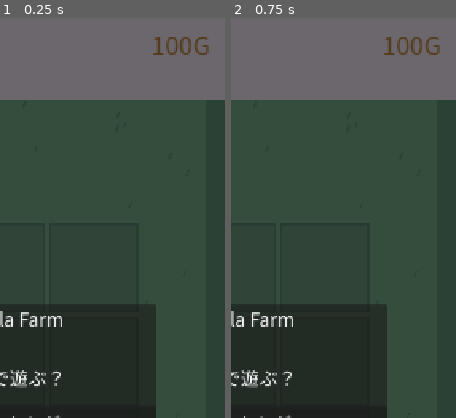
Above: before the commit, frames 1-2 (left to right).
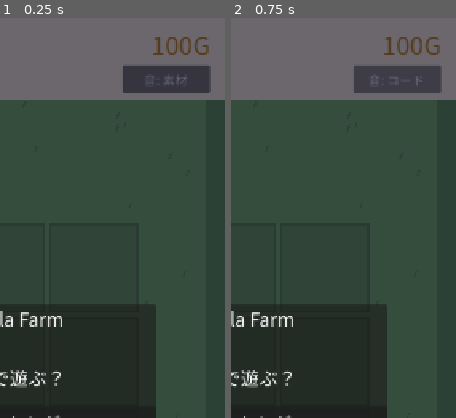
Above: after the commit, the same moments.

Repository: lalalalasuke-jpg/tiny-lala-farm
Game: Godot game, scene res://scenes/main.tscn
Same seed, same stepped clock (60 frames per second), same inputs: the game is played once before the commit and once after it.
Inputs (mouse positions are % of the whole screen's width and height, from its top left):
- Up to frame 1 (0.25 s): no input
- Up to frame 2 (0.75 s): click (87, 8) at 0.5 s, where only the run after the commit has a clickable "音: 素材"
The pictures show only the part of the screen within x 50-100%, y 0-50%; the shares and areas given below are measured in that part.

The runs differ from the first frame. In frame 1, 2.6% of the frame differs, in the area x 54-94%, y 12-19%; in frame 2, 2.6%.

Commit message:
お世話の演出と効果音: しおれる葉っぱ・土ぼこり・水しぶき・収穫でぴょこっと・文字。効果音は素材(Kenney CC0)/コード製/なし を切り替え
Co-Authored-By: Claude Opus 5.5 <noreply@anthropic.com>

Diff:
--- a/scenes/field.gd
+++ b/scenes/field.gd
@@ -17,6 +17,27 @@
 var crops: Dictionary = {}
 var shipped_count := 0
 var queued: Array = []  # タップの予約の行き先（畑の番号か BOX）を順番に
+# 一瞬だけ出る演出（土ぼこり・水しぶき・収穫でぴょこっと・文字）。t は 0→1 で進んで消える
+var effects: Array = []
+
+const FX_TIME := {"dust": 0.35, "splash": 0.45, "pop": 0.7, "text": 1.1}
+
+
+# kind: dust / splash / pop（crop に作物id）/ text（text に文字）
+func add_effect(kind: String, pos: Vector2, extra := {}) -> void:
+	var e := {"kind": kind, "pos": pos, "t": 0.0}
+	e.merge(extra)
+	effects.append(e)
+	queue_redraw()
+
+
+func _process(delta: float) -> void:
+	if effects.is_empty():
+		return
+	for e in effects:
+		e.t += delta / FX_TIME[e.kind]
+	effects = effects.filter(func(e): return e.t < 1.0)
+	queue_redraw()
 
 
 func plot_rect(i: int) -> Rect2:
@@ -63,6 +84,35 @@
 		_draw_plot(i)
 	_draw_box()
 	_draw_queue()
+	for e in effects:
+		_draw_effect(e)
+
+
+func _draw_effect(e: Dictionary) -> void:
+	var t: float = e.t
+	var at: Vector2 = e.pos
+	match e.kind:
+		"dust":  # 耕したときの土ぼこり
+			for k in 6:
+				var dir := Vector2.RIGHT.rotated(k * TAU / 6 + 0.4)
+				draw_circle(at + dir * (20 + 50 * t), 10 * (1 - t), Color(0.6, 0.45, 0.28, 1 - t))
+		"splash":  # 水やりの水しぶき（上に飛んで落ちる）
+			for k in 7:
+				var x := (k - 3) * 14.0
+				var y := -90 * t + 140 * t * t - absf(x) * 0.3
+				draw_circle(at + Vector2(x * (0.5 + t), y), 8 * (1 - t * 0.5), Color(0.55, 0.82, 1.0, 1 - t * t))
+		"pop":  # 収穫した作物がぴょこっと跳ねて消える
+			var y := -120 * t + 60 * t * t
+			var scale := 0.7 + 0.3 * sin(t * PI)
+			draw_set_transform(at + Vector2(0, y), 0, Vector2.ONE * scale)
+			_draw_ripe(e.crop, Color(crops[e.crop].color, 1 - t * t), Vector2.ZERO, 1 - t * t)
+			draw_set_transform(Vector2.ZERO)
+		"text":  # ふわっと上がる文字
+			var c: Color = e.get("color", Color(1, 1, 1))
+			c.a = 1 - t * t
+			var pos := at + Vector2(-150, -40 * t)
+			draw_string_outline(FONT, pos, e.text, HORIZONTAL_ALIGNMENT_CENTER, 300, 28, 8, Color(0.25, 0.18, 0.1, c.a))
+			draw_string(FONT, pos, e.text, HORIZONTAL_ALIGNMENT_CENTER, 300, 28, c)
 
 
 # 予約の順番の数字。同じ場所に2つ以上あれば「1・3」のように並べる
@@ -115,9 +165,16 @@
 		# 芽: 育つほど大きくなる
 		var t: float = 0.35 + 0.65 * float(p.growth) / need
 		var leaf := Color(0.3, 0.75, 0.3)
-		draw_line(c + Vector2(0, 20), c + Vector2(0, 20 - 30 * t), leaf.darkened(0.2), 4)
-		draw_circle(c + Vector2(-12 * t, 20 - 30 * t), 12 * t, leaf)
-		draw_circle(c + Vector2(12 * t, 20 - 30 * t), 12 * t, leaf)
+		var top := c + Vector2(0, 20 - 30 * t)
+		var droop := Vector2.ZERO  # 葉っぱのたれ具合
+		if not p.watered:
+			# 水をあげてない: 葉っぱがしおれて、色も少し黄色っぽい
+			leaf = Color(0.62, 0.7, 0.3)
+			top = c + Vector2(4 * t, 20 - 22 * t)
+			droop = Vector2(0, 12 * t)
+		draw_line(c + Vector2(0, 20), top, leaf.darkened(0.2), 4)
+		draw_circle(top + Vector2(-12 * t, 0) + droop, 12 * t, leaf)
+		draw_circle(top + Vector2(12 * t, 0) + droop, 12 * t, leaf)
 		# のこり日数
 		var left := "あと%d日" % (need - p.growth)
 		draw_string(FONT, rect.position + Vector2(0, PLOT - 10), left, HORIZONTAL_ALIGNMENT_CENTER, PLOT, 22, Color(1, 1, 1, 0.9))
@@ -137,27 +194,30 @@
 		_draw_drop(rect.position + Vector2(PLOT - 22, 24))
 
 
-func _draw_ripe(id: String, color: Color, c: Vector2) -> void:
-	var leaf := Color(0.25, 0.65, 0.25)
+# alpha: 透明度（収穫の演出で薄くしながら消すとき）
+func _draw_ripe(id: String, color: Color, c: Vector2, alpha := 1.0) -> void:
+	var leaf := Color(0.25, 0.65, 0.25, alpha)
 	match id:
 		"turnip":
 			draw_circle(c + Vector2(-14, -34), 14, leaf)
 			draw_circle(c + Vector2(14, -34), 14, leaf)
 			draw_circle(c + Vector2(0, 0), 34, color)
-			draw_circle(c + Vector2(0, -20), 20, Color(0.7, 0.35, 0.75))
+			draw_circle(c + Vector2(0, -20), 20, Color(0.7, 0.35, 0.75, alpha))
 		"tomato":
 			draw_line(c + Vector2(0, 40), c + Vector2(0, -45), leaf.darkened(0.2), 5)
 			for o in [Vector2(-22, -18), Vector2(20, -4), Vector2(-14, 24)]:
 				draw_circle(c + o, 20, color)
-				draw_circle(c + o + Vector2(-6, -6), 5, Color(1, 1, 1, 0.5))
+				draw_circle(c + o + Vector2(-6, -6), 5, Color(1, 1, 1, 0.5 * alpha))
 		"strawberry":
 			draw_circle(c + Vector2(0, -30), 16, leaf)
 			draw_colored_polygon(PackedVector2Array([c + Vector2(-34, -16), c + Vector2(34, -16), c + Vector2(0, 40)]), color)
 			draw_circle(c + Vector2(-17, -12), 18, color)
 			draw_circle(c + Vector2(17, -12), 18, color)
 			for o in [Vector2(-12, -6), Vector2(10, -2), Vector2(0, 14), Vector2(-4, -16), Vector2(16, -16)]:
-				draw_circle(c + o, 2.5, Color(1, 0.9, 0.4))
+				draw_circle(c + o, 2.5, Color(1, 0.9, 0.4, alpha))
 	# 収穫できる合図のキラキラ
+	if alpha < 1.0:
+		return
 	draw_string(FONT, c + Vector2(30, -40), "★", HORIZONTAL_ALIGNMENT_LEFT, -1, 28, Color(1, 0.95, 0.4))
 
 
--- a/scenes/main.gd
+++ b/scenes/main.gd
@@ -8,6 +8,9 @@
 const DAY_OPTIONS := [20, 30, 50, 60]  # 日数チャレンジの長さ
 const GOAL_OPTIONS := [3000, 5000, 10000]  # 金額チャレンジの目標
 const BEST_PATH := "user://best.cfg"  # ベスト記録（Web ではブラウザの中に保存される）
+# 効果音のセット。kenney = 無料素材（CC0、sfx/kenney）、code = コードで作った音（tools/make_sfx.py）
+const SFX_SETS := ["kenney", "code", "off"]
+const SFX_NAMES := {"kenney": "音: 素材", "code": "音: コード", "off": "音: なし"}
 const START_MONEY := 100
 const FERT_PRICE := 15
 const WITHER_WATERED := 0.05  # 水をあげた夜に枯れる確率
@@ -45,6 +48,10 @@
 # タップの予約。{"at": 畑の番号 か BOX, "use": タップした時にえらんでいた種か肥料}。
 # 先頭から順に歩いていって作業する
 var queue: Array = []
+var sfx_set := "kenney"
+var _sfx_cache := {}
+var _sfx_players: Array = []
+var _sfx_next := 0
 var busy := false  # 寝ている途中など、操作を受け付けない
 
 @onready var field: Node2D = $Field
@@ -55,6 +62,7 @@
 var bag_label: Label
 var message_label: Label
 var seed_buttons := {}
+var sfx_button: Button
 var sleep_button: Button
 var fade: ColorRect
 var popup: PanelContainer
@@ -73,6 +81,10 @@
 	player.arrived.connect(_on_arrived)
 	player.canceled.connect(_clear_queue)
 	_build_ui()
+	var cfg := ConfigFile.new()
+	if cfg.load(best_path) == OK:
+		sfx_set = cfg.get_value("settings", "sfx", sfx_set)
+	sfx_button.text = SFX_NAMES[sfx_set]
 	busy = true
 	if next_mode != "":
 		_start(next_mode, next_limit)
@@ -111,6 +123,35 @@
 	busy = false
 
 
+# ---------------------------------------------------------------- 効果音
+
+func sfx(name: String) -> void:
+	if sfx_set == "off":
+		return
+	var path := "res://sfx/%s/%s.%s" % [sfx_set, name, "ogg" if sfx_set == "kenney" else "wav"]
+	if not _sfx_cache.has(path):
+		_sfx_cache[path] = load(path)
+	if _sfx_players.is_empty():
+		for k in 4:  # 4つまで重ねて鳴らせる
+			var pl := AudioStreamPlayer.new()
+			add_child(pl)
+			_sfx_players.append(pl)
+	var player_: AudioStreamPlayer = _sfx_players[_sfx_next]
+	_sfx_next = (_sfx_next + 1) % _sfx_players.size()
+	player_.stream = _sfx_cache[path]
+	player_.play()
+
+
+func _on_sfx_pressed() -> void:
+	sfx_set = SFX_SETS[(SFX_SETS.find(sfx_set) + 1) % SFX_SETS.size()]
+	sfx_button.text = SFX_NAMES[sfx_set]
+	var cfg := ConfigFile.new()
+	cfg.load(best_path)
+	cfg.set_value("settings", "sfx", sfx_set)
+	cfg.save(best_path)
+	sfx("harvest")
+
+
 # ---------------------------------------------------------------- 操作
 
 func _unhandled_input(event: InputEvent) -> void:
@@ -187,20 +228,27 @@
 	if use == "":
 		use = selected_seed
 	var p: Dictionary = field.plots[i]
+	var at: Vector2 = field.plot_center(i)
 	if not p.tilled:
 		p.tilled = true
+		sfx("till")
+		field.add_effect("dust", at)
 		say("耕したよ！下で種をえらんで、もう一回タップしてまこう")
 	elif p.dead:
 		p.crop = ""
 		p.dead = false
 		p.fert = false
+		sfx("clear")
+		field.add_effect("dust", at)
 		say("枯れた作物を片付けたよ")
 	elif p.crop == "":
 		if use == "fert":
+			sfx("error")
 			say("肥料は育っている作物に使うよ。種をえらんでまこう")
 			return
 		var c: Dictionary = CROPS[use]
 		if money < c.seed:
+			sfx("error")
 			say("お金が足りないよ（%sの種は %dG）" % [c.name, c.seed])
 			return
 		money -= c.seed
@@ -208,28 +256,36 @@
 		p.growth = 0
 		p.watered = false
 		p.missed = false
+		sfx("sow")
+		field.add_effect("text", at, {"text": "-%dG" % c.seed, "color": Color(1, 0.85, 0.5)})
 		say("%sの種をまいたよ。水をあげてね" % c.name)
 	else:
 		var c: Dictionary = CROPS[p.crop]
 		var need: int = field.days_needed(p)
 		if p.growth >= need:
-			_harvest(p)
+			_harvest(i)
 		elif use == "fert" and not p.fert:
 			if money < FERT_PRICE:
+				sfx("error")
 				say("お金が足りないよ（肥料は %dG）" % FERT_PRICE)
 				return
 			money -= FERT_PRICE
 			p.fert = true
+			sfx("fert")
+			field.add_effect("text", at, {"text": "-%dG" % FERT_PRICE, "color": Color(1, 0.85, 0.5)})
 			say("肥料をあげたよ。もう枯れないし、1日早く育つよ")
 		elif not p.watered:
 			p.watered = true
+			sfx("water")
+			field.add_effect("splash", at)
 			say("水をあげたよ。あと%d日で収穫" % (need - p.growth))
 		else:
 			say("今日はもう水やりしたよ。寝ると育つよ")
 	_refresh()
 
 
-func _harvest(p: Dictionary) -> void:
+func _harvest(i: int) -> void:
+	var p: Dictionary = field.plots[i]
 	var cared: bool = not p.missed
 	var good := randf() < (GOOD_CARED if cared else GOOD_BASE)
 	var count := 2 if randf() < (DOUBLE_CARED if cared else DOUBLE_BASE) else 1
@@ -243,6 +299,11 @@
 	elif count == 2:
 		text = "%sが2個とれた！" % CROPS[p.crop].name
 	say(text + "出荷箱に持っていこう")
+	var at: Vector2 = field.plot_center(i)
+	sfx("good" if good or count == 2 else "harvest")
+	field.add_effect("pop", at, {"crop": p.crop})
+	var label: String = ("★" if good else "") + CROPS[p.crop].name + ("×2" if count == 2 else "")
+	field.add_effect("text", at + Vector2(0, -60), {"text": label, "color": Color(1, 0.95, 0.4) if good else Color.WHITE})
 	p.crop = ""
 	p.growth = 0
 	p.watered = false
@@ -251,8 +312,14 @@
 
 func _ship() -> void:
 	if bag.is_empty():
+		sfx("error")
 		say("かばんが空っぽだよ。育った作物を収穫してね")
 		return
+	sfx("ship")
+	var n := 0
+	for key in bag:
+		n += bag[key]
+	field.add_effect("text", field.BOX_RECT.get_center() + Vector2(0, -60), {"text": "%d個 出荷！" % n, "color": Color(1, 0.95, 0.4)})
 	for key in bag:
 		shipped[key] = shipped.get(key, 0) + bag[key]
 	bag.clear()
@@ -354,6 +421,7 @@
 	popup.visible = false
 	await _fade_to(0.0)
 	busy = false
+	sfx("morning")
 	if mode == "days" and day == limit:
 		say("今日が最終日！収穫したものは出荷箱へ")
 	else:
@@ -452,7 +520,14 @@
 	day_label = _label(top, Rect2(24, 12, 340, 60), 40, Color(0.35, 0.25, 0.15))
 	money_label = _label(top, Rect2(360, 12, 336, 60), 40, Color(0.75, 0.5, 0.05))
 	money_label.horizontal_alignment = HORIZONTAL_ALIGNMENT_RIGHT
-	bag_label = _label(top, Rect2(24, 74, 672, 44), 26, Color(0.4, 0.32, 0.22))
+	bag_label = _label(top, Rect2(24, 74, 520, 44), 26, Color(0.4, 0.32, 0.22))
+	bag_label.clip_text = true
+	sfx_button = Button.new()
+	sfx_button.position = Vector2(556, 76)
+	sfx_button.size = Vector2(140, 44)
+	sfx_button.add_theme_font_size_override("font_size", 20)
+	sfx_button.pressed.connect(_on_sfx_pressed)
+	top.add_child(sfx_button)
 
 	var bottom := _rect(hud, Rect2(0, 990, 720, 290), Color(0.98, 0.94, 0.84))
 	message_label = _label(bottom, Rect2(24, 8, 672, 64), 26, Color(0.35, 0.25, 0.15))
@@ -481,6 +556,7 @@
 		b.toggled.connect(func(on: bool) -> void:
 			if on:
 				selected_seed = id
+				sfx("click")
 				say(hint))
 		bottom.add_child(b)
 		seed_buttons[id] = b
Not shown, added: sfx/code/clear.wav.import
Not shown, added: sfx/code/click.wav.import
Not shown, added: sfx/code/error.wav.import
Not shown, added: sfx/code/fert.wav.import
Not shown, added: sfx/code/good.wav.import
Not shown, added: sfx/code/harvest.wav.import
Not shown, added: sfx/code/morning.wav.import
Not shown, added: sfx/code/ship.wav.import
Not shown, added: sfx/code/sow.wav.import
Not shown, added: sfx/code/till.wav.import
Not shown, added: sfx/code/water.wav.import
Not shown, added: sfx/kenney/LICENSE-interface.txt
(and 34 more such lines)
